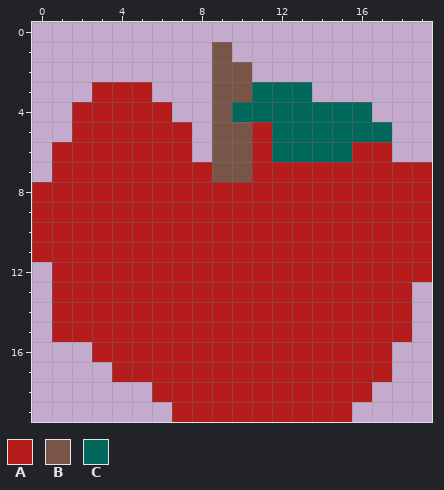
One commit to this pixel-art sprite: apple.png. The first picture shows the starting point.
The file is 20x20 pixels.
Palette (. is transparent): A #b71c1c  B #795548  C #00695c
The same view after the edit:
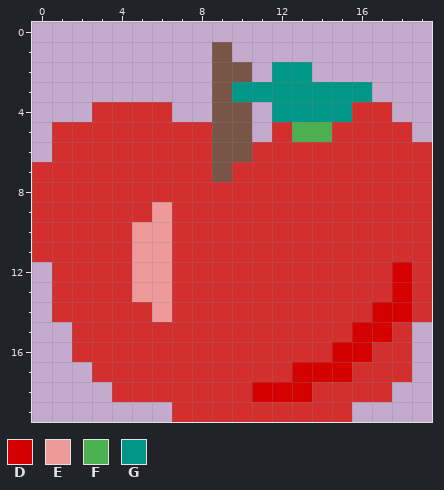
Colours new in this view: D #d50000  E #ef9a9a  F #4caf50  G #009688
Change:
@@ palette @@
-A #b71c1c
+A #d32f2f
@@ x 0..19 @@
  1 .........B..........
- 2 .........BB.........
- 3 ...AAA...BBCCC......
- 4 ..AAAAA..BCCCCCCC...
- 5 ..AAAAAA.BBACCCCCC..
- 6 .AAAAAAA.BBACCCCAA..
- 7 .AAAAAAAABBAAAAAAAAA
+ 2 .........BB.GG......
+ 3 .........BGGGGGGG...
+ 4 ...AAAA..BB.GGGGAA..
+ 5 .AAAAAAAABB.AFFAAAA.
+ 6 .AAAAAAAABBAAAAAAAAA
+ 7 AAAAAAAAABAAAAAAAAAA
  8 AAAAAAAAAAAAAAAAAAAA
- 9 AAAAAAAAAAAAAAAAAAAA
-10 AAAAAAAAAAAAAAAAAAAA
-11 AAAAAAAAAAAAAAAAAAAA
-12 .AAAAAAAAAAAAAAAAAAA
-13 .AAAAAAAAAAAAAAAAAA.
-14 .AAAAAAAAAAAAAAAAAA.
-15 .AAAAAAAAAAAAAAAAAA.
-16 ...AAAAAAAAAAAAAAA..
-17 ....AAAAAAAAAAAAAA..
-18 ......AAAAAAAAAAA...
+ 9 AAAAAAEAAAAAAAAAAAAA
+10 AAAAAEEAAAAAAAAAAAAA
+11 AAAAAEEAAAAAAAAAAAAA
+12 .AAAAEEAAAAAAAAAAADA
+13 .AAAAEEAAAAAAAAAAADA
+14 .AAAAAEAAAAAAAAAADDA
+15 ..AAAAAAAAAAAAAADDA.
+16 ..AAAAAAAAAAAAADDAA.
+17 ...AAAAAAAAAADDDAAA.
+18 ....AAAAAAADDDAAAA..
 19 .......AAAAAAAAA....
Boxes around the changes in both pictures, in picture pixels (x1, y1, x2, y2):
changed: (32, 62, 432, 422)
